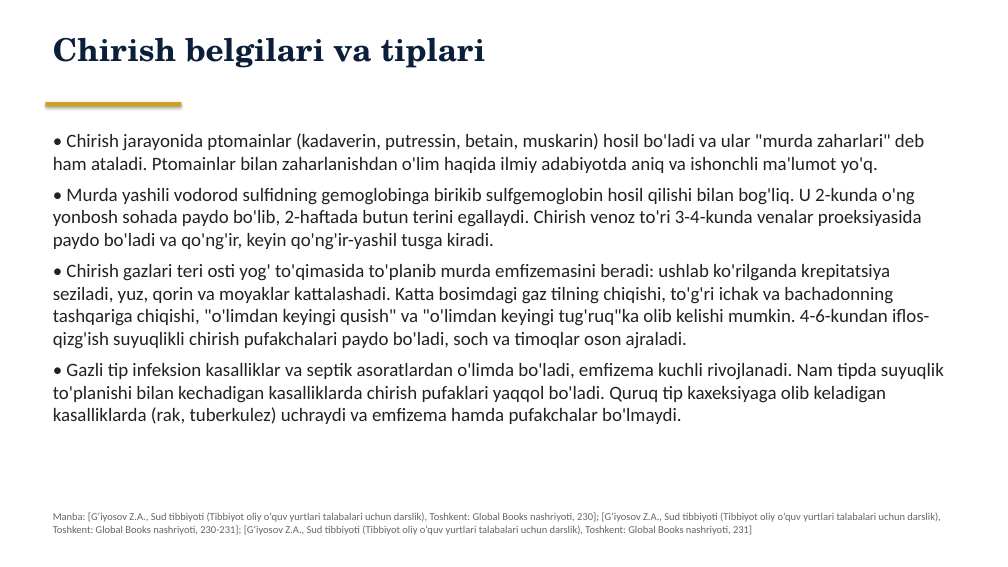
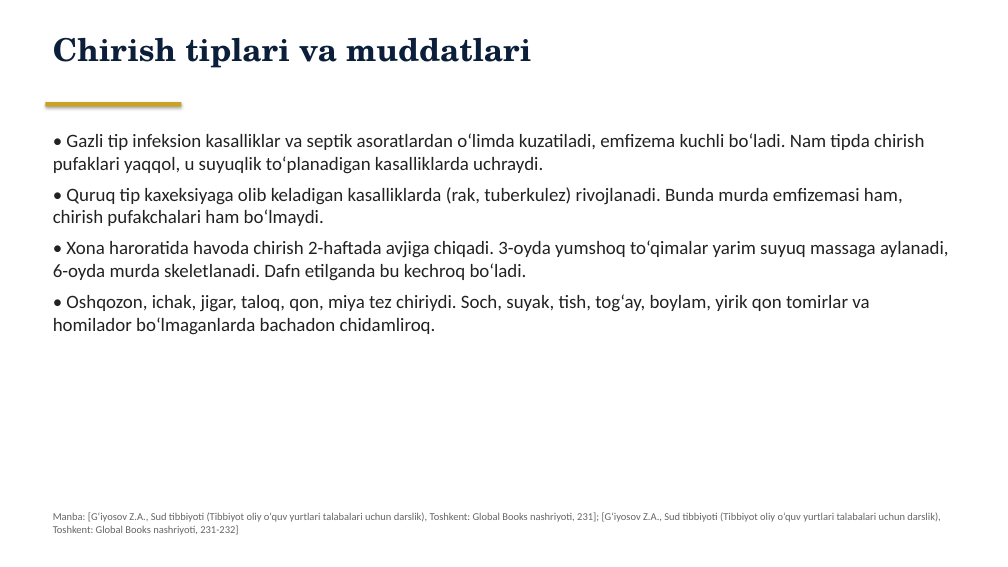
Before and after one commit to davlatsudekspert/forensic-expert, a slide deck: slide 33 of out/4-kurs-davolash-01.pptx (slide 31 before the commit). Drawn at 1008x567 pixels with LibreOffice and Linux fonts; fonts in the diff are those of the drawing. Boxes give left, top, right and bottom in pixels: in the first picture for what was removed or moved away, otherwise in the second. Text is boxed around its words. In the diff, an @@ line names an element or a change of style, - is before the commit and + after.

```diff
--- a/out/4-kurs-davolash-01.pptx
+++ b/out/4-kurs-davolash-01.pptx
@@ text at (53, 38, 531, 68): text changed @@
-Chirish belgilari va tiplari
+Chirish tiplari va muddatlari
@@ text at (53, 133, 949, 335): text changed @@
-• Chirish jarayonida ptomainlar (kadaverin, putressin, betain, muskarin) hosil bo'ladi va ular "murda zaharlari" deb ham ataladi. Ptomainlar bilan zaharlanishdan o'lim haqida ilmiy adabiyotda aniq va ishonchli ma'lumot yo'q.
-• Murda yashili vodorod sulfidning gemoglobinga birikib sulfgemoglobin hosil qilishi bilan bog'liq. U 2-kunda o'ng yonbosh sohada paydo bo'lib, 2-haftada butun terini egallaydi. Chirish venoz to'ri 3-4-kunda venalar proeksiyasida paydo bo'ladi va qo'ng'ir, keyin qo'ng'ir-yashil tusga kiradi.
-• Chirish gazlari teri osti yog' to'qimasida to'planib murda emfizemasini beradi: ushlab ko'rilganda krepitatsiya seziladi, yuz, qorin va moyaklar kattalashadi. Katta bosimdagi gaz tilning chiqishi, to'g'ri ichak va bachadonning tashqariga chiqishi, "o'limdan keyingi qusish" va "o'limdan keyingi tug'ruq"ka olib kelishi mumkin. 4-6-kundan iflos-qizg'ish suyuqlikli chirish pufakchalari paydo bo'ladi, soch va timoqlar oson ajraladi.
-• Gazli tip infeksion kasalliklar va septik asoratlardan o'limda bo'ladi, emfizema kuchli rivojlanadi. Nam tipda suyuqlik to'planishi bilan kechadigan kasalliklarda chirish pufaklari yaqqol bo'ladi. Quruq tip kaxeksiyaga olib keladigan kasalliklarda (rak, tuberkulez) uchraydi va emfizema hamda pufakchalar bo'lmaydi.
+• Gazli tip infeksion kasalliklar va septik asoratlardan o‘limda kuzatiladi, emfizema kuchli bo‘ladi. Nam tipda chirish pufaklari yaqqol, u suyuqlik to‘planadigan kasalliklarda uchraydi.
+• Quruq tip kaxeksiyaga olib keladigan kasalliklarda (rak, tuberkulez) rivojlanadi. Bunda murda emfizemasi ham, chirish pufakchalari ham bo‘lmaydi.
+• Xona haroratida havoda chirish 2-haftada avjiga chiqadi. 3-oyda yumshoq to‘qimalar yarim suyuq massaga aylanadi, 6-oyda murda skeletlanadi. Dafn etilganda bu kechroq bo‘ladi.
+• Oshqozon, ichak, jigar, taloq, qon, miya tez chiriydi. Soch, suyak, tish, tog‘ay, boylam, yirik qon tomirlar va homilador bo‘lmaganlarda bachadon chidamliroq.
@@ text at (53, 512, 940, 535): text changed @@
-Manba: [G‘iyosov Z.A., Sud tibbiyoti (Tibbiyot oliy o‘quv yurtlari talabalari uchun darslik), Toshkent: Global Books nashriyoti, 230]; [G‘iyosov Z.A., Sud tibbiyoti (Tibbiyot oliy o‘quv yurtlari talabalari uchun darslik), Toshkent: Global Books nashriyoti, 230-231]; [G‘iyosov Z.A., Sud tibbiyoti (Tibbiyot oliy o‘quv yurtlari talabalari uchun darslik), Toshkent: Global Books nashriyoti, 231]
+Manba: [G‘iyosov Z.A., Sud tibbiyoti (Tibbiyot oliy o‘quv yurtlari talabalari uchun darslik), Toshkent: Global Books nashriyoti, 231]; [G‘iyosov Z.A., Sud tibbiyoti (Tibbiyot oliy o‘quv yurtlari talabalari uchun darslik), Toshkent: Global Books nashriyoti, 231-232]
```
Also in this commit, not shown: 39 other slides changed, 3 slides added, 22 other files.
